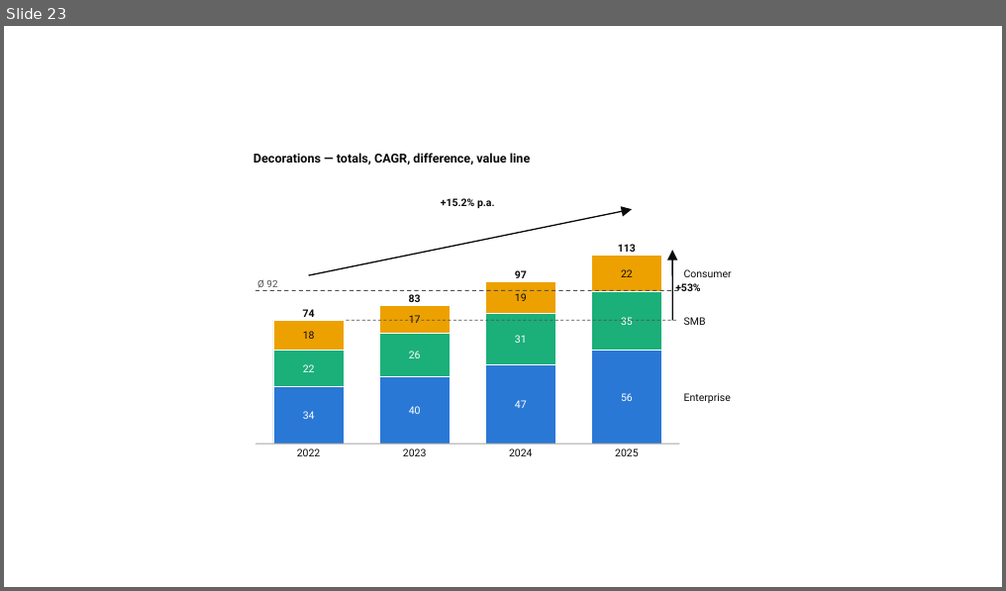
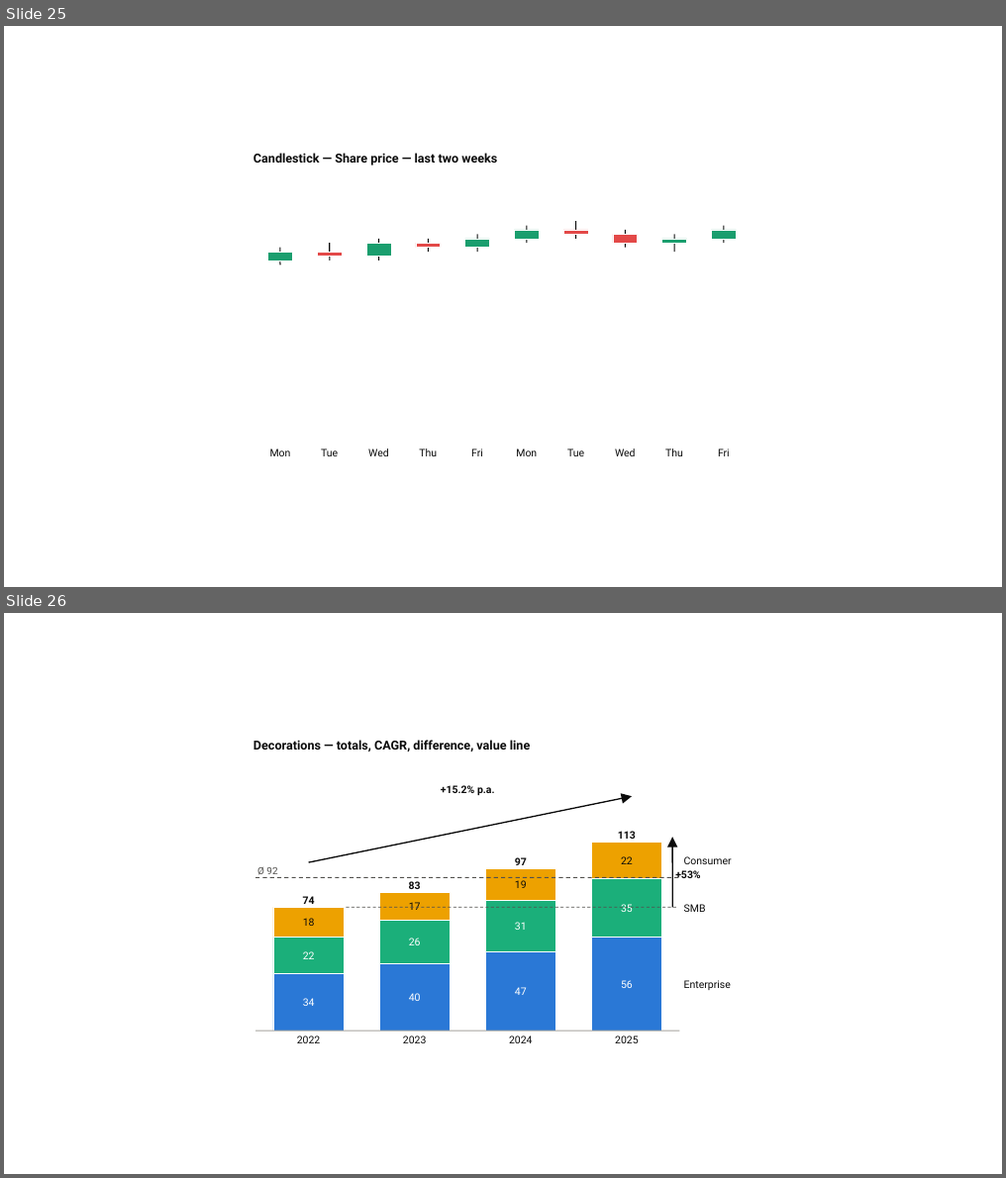
Before and after one commit to dannbleeker/PowerChart, a slide deck: examples/showcase.pptx. Shown one above the other, each under a label of ours: slide 23 before the commit, slides 25 and 26 after it. The pictures are 1006x591 and 1006x1178 pixels, drawn with LibreOffice and Linux fonts; fonts in the diff are those of the drawing. Boxes give left, top, right and bottom in pixels: in the first picture for what was removed or moved away, otherwise in the second. Text is boxed around its words. In the diff, an @@ line names an element or a change of style, - is before the commit and + after.

```diff
--- a/examples/showcase.pptx
+++ b/examples/showcase.pptx
@@ slide 25 added at bbox=[4, 26, 1002, 587], background #FFFFFF @@
@@ text added at bbox=[253, 153, 497, 166], 12 pt, text #0B0B0B, bold @@
+Candlestick — Share price — last two weeks
@@ rectangle added at bbox=[515, 230, 540, 240], fill #1A9E6E, outline #FFFFFF 0.5 pt @@
@@ line added from (527, 226) to (527, 243), #0B0B0B 1 pt @@
@@ rectangle added at bbox=[564, 230, 589, 235], fill #E34948, outline #FFFFFF 0.5 pt @@
@@ line added from (576, 221) to (576, 239), #0B0B0B 1 pt @@
@@ line added from (626, 230) to (626, 248), #0B0B0B 1 pt @@
@@ rectangle added at bbox=[712, 230, 737, 240], fill #1A9E6E, outline #FFFFFF 0.5 pt @@
@@ line added from (724, 226) to (724, 243), #0B0B0B 1 pt @@
@@ rectangle added at bbox=[268, 252, 293, 261], fill #1A9E6E, outline #FFFFFF 0.5 pt @@
@@ line added from (280, 248) to (280, 265), #0B0B0B 1 pt @@
@@ rectangle added at bbox=[317, 252, 342, 257], fill #E34948, outline #FFFFFF 0.5 pt @@
@@ line added from (330, 243) to (330, 261), #0B0B0B 1 pt @@
@@ rectangle added at bbox=[366, 243, 391, 256], fill #1A9E6E, outline #FFFFFF 0.5 pt @@
@@ line added from (379, 239) to (379, 261), #0B0B0B 1 pt @@
@@ rectangle added at bbox=[416, 243, 441, 248], fill #E34948, outline #FFFFFF 0.5 pt @@
@@ line added from (429, 239) to (429, 252), #0B0B0B 1 pt @@
@@ rectangle added at bbox=[465, 239, 490, 248], fill #1A9E6E, outline #FFFFFF 0.5 pt @@
@@ line added from (477, 234) to (477, 252), #0B0B0B 1 pt @@
@@ rectangle added at bbox=[613, 234, 638, 243], fill #E34948, outline #FFFFFF 0.5 pt @@
@@ rectangle added at bbox=[662, 239, 687, 243], fill #1A9E6E, outline #FFFFFF 0.5 pt @@
@@ line added from (675, 234) to (675, 252), #0B0B0B 1 pt @@
@@ text added at bbox=[270, 449, 291, 457], 10 pt, text #0B0B0B @@
+Mon
@@ text added at bbox=[321, 449, 338, 457], 10 pt, text #0B0B0B @@
+Tue
@@ text added at bbox=[368, 449, 389, 457], 10 pt, text #0B0B0B @@
+Wed
@@ text added at bbox=[419, 449, 437, 457], 10 pt, text #0B0B0B @@
+Thu
@@ text added at bbox=[471, 449, 483, 457], 10 pt, text #0B0B0B @@
+Fri
@@ text added at bbox=[516, 449, 537, 457], 10 pt, text #0B0B0B @@
+Mon
@@ text added at bbox=[567, 449, 584, 457], 10 pt, text #0B0B0B @@
+Tue
@@ text added at bbox=[615, 449, 636, 457], 10 pt, text #0B0B0B @@
+Wed
@@ text added at bbox=[665, 449, 683, 457], 10 pt, text #0B0B0B @@
+Thu
@@ text added at bbox=[718, 449, 730, 457], 10 pt, text #0B0B0B @@
+Fri
@@ what was slide 23 is now slide 26 @@
```
Also in this commit, not shown: 5 other slides added, 15 other files.
